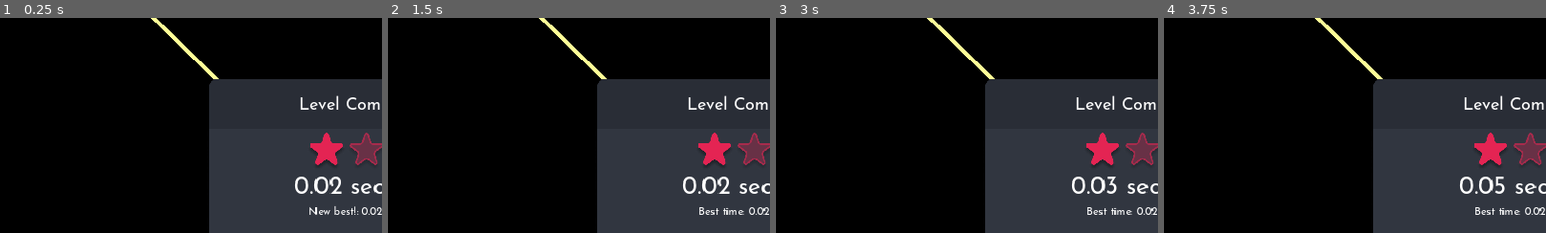
Above: before the commit, frames 1-4 (left to right).
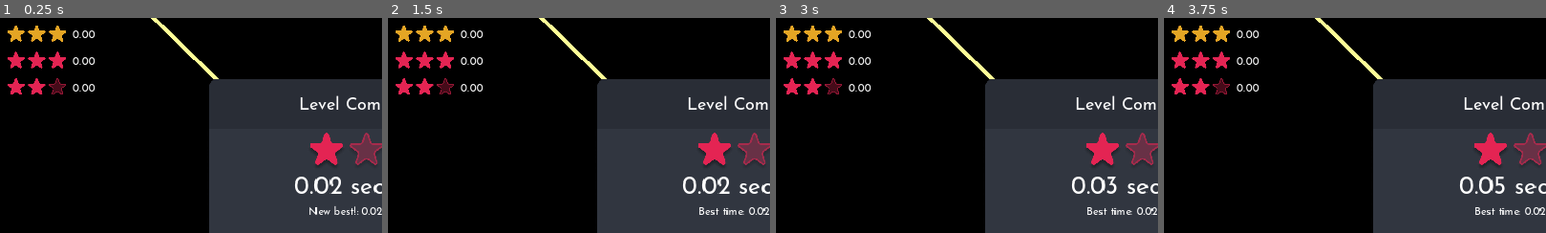
Above: after the commit, the same moments.

Repository: junyynyyn/Summer-Jam-2024
Game: Godot game, scene res://Scenes/Levels/Level7.tscn
The game is run twice, just before and just after one commit, with the same random seed, the same clock (stepped at 60 frames per second) and the same inputs. This scene is started directly instead of the project's main scene. The engine's default icon, where the game draws it, is replaced by a stand-in: a white triangle on a blue panel in a dark square.
Inputs:
- Up to frame 1 (0.25 s): no input
- Up to frame 2 (1.5 s): click "Retry" at 0.5 s; click "Retry" at 1.25 s
- Up to frame 3 (3 s): click "Retry" at 2 s; click "Next Level" at 2.75 s
- Up to frame 4 (3.75 s): click "Next Level" at 3.5 s
The pictures show only the part of the screen within x 4-54%, y 6-56%; the shares and areas given below are measured in that part.

The runs differ from the first frame. In frame 1, 2.0% of the frame differs, in the area x 2-25%, y 3-36%; in frame 2, 2.0%; in frame 3, 2.0%; in frame 4, 2.0%.

Commit message:
added display for score thresholds

Diff:
--- a/UniMelb Game Jam/Scenes/ui.tscn
+++ b/UniMelb Game Jam/Scenes/ui.tscn
@@ -1,10 +1,11 @@
-[gd_scene load_steps=27 format=3 uid="uid://dk8igy0qx447g"]
+[gd_scene load_steps=28 format=3 uid="uid://dk8igy0qx447g"]
 
 [ext_resource type="Script" path="res://Scripts/ui.gd" id="1_fexbs"]
 [ext_resource type="Texture2D" uid="uid://cidmb0q3ylax1" path="res://Sprites/Ghost Bar Background.png" id="3_x4nxy"]
 [ext_resource type="Texture2D" uid="uid://ba6se6q8b8u2b" path="res://Sprites/Ghost Bar Bar.png" id="4_epncs"]
 [ext_resource type="Theme" uid="uid://brfue4ywyoga4" path="res://Sprites/UI/kenneyUI.tres" id="5_d3wue"]
 [ext_resource type="FontFile" uid="uid://5jcjgbxbe1ym" path="res://Sprites/UI/Tektur-Regular.ttf" id="6_6gca8"]
+[ext_resource type="Texture2D" uid="uid://d4ftdkg37tluw" path="res://Sprites/UI/3 Golden Stars.png" id="6_lja6r"]
 [ext_resource type="Texture2D" uid="uid://bql70b6duuls4" path="res://Sprites/UI/Big Panel.png" id="6_sf4o1"]
 [ext_resource type="FontFile" uid="uid://b6pvaw02h3ynf" path="res://Sprites/UI/JosefinSans-Regular.ttf" id="7_8nccg"]
 [ext_resource type="Texture2D" uid="uid://w5mb6ekb46bu" path="res://Sprites/UI/Repeat Default.png" id="7_troe8"]
@@ -96,7 +97,6 @@
 
 [node name="FinishScreen" type="Control" parent="."]
 unique_name_in_owner = true
-visible = false
 layout_mode = 3
 anchor_left = 0.32
 anchor_top = 0.209
@@ -109,6 +109,82 @@
 grow_horizontal = 2
 grow_vertical = 2
 theme = ExtResource("5_d3wue")
+
+[node name="Star Ratings" type="Control" parent="FinishScreen"]
+anchors_preset = 0
+offset_left = 40.0
+offset_top = -24.0
+offset_right = 80.0
+offset_bottom = 16.0
+
+[node name="4 Star" type="TextureProgressBar" parent="FinishScreen/Star Ratings"]
+layout_mode = 0
+offset_left = 19.0
+offset_top = 71.0
+offset_right = 112.0
+offset_bottom = 101.0
+max_value = 3.0
+value = 3.0
+allow_greater = true
+nine_patch_stretch = true
+texture_under = ExtResource("14_jbiib")
+texture_progress = ExtResource("6_lja6r")
+
+[node name="4StarText" type="Label" parent="FinishScreen/Star Ratings/4 Star"]
+layout_mode = 0
+offset_left = 101.0
+offset_top = 8.0
+offset_right = 231.0
+offset_bottom = 26.0
+theme_override_fonts/font = ExtResource("7_8nccg")
+text = "5.0 seconds"
+vertical_alignment = 1
+
+[node name="3 Star" type="TextureProgressBar" parent="FinishScreen/Star Ratings"]
+layout_mode = 0
+offset_left = 19.0
+offset_top = 111.0
+offset_right = 112.0
+offset_bottom = 141.0
+max_value = 3.0
+value = 3.0
+allow_greater = true
+nine_patch_stretch = true
+texture_under = ExtResource("14_jbiib")
+texture_progress = ExtResource("15_y0qby")
+
+[node name="3StarText" type="Label" parent="FinishScreen/Star Ratings/3 Star"]
+layout_mode = 0
+offset_left = 101.0
+offset_top = 8.0
+offset_right = 231.0
+offset_bottom = 26.0
+theme_override_fonts/font = ExtResource("7_8nccg")
+text = "15.0 seconds"
+vertical_alignment = 1
+
+[node name="2 Star" type="TextureProgressBar" parent="FinishScreen/Star Ratings"]
+layout_mode = 0
+offset_left = 19.0
+offset_top = 151.0
+offset_right = 112.0
+offset_bottom = 181.0
+max_value = 3.0
+value = 2.0
+allow_greater = true
+nine_patch_stretch = true
+texture_under = ExtResource("14_jbiib")
+texture_progress = ExtResource("15_y0qby")
+
+[node name="2StarText" type="Label" parent="FinishScreen/Star Ratings/2 Star"]
+layout_mode = 0
+offset_left = 101.0
+offset_top = 8.0
+offset_right = 231.0
+offset_bottom = 26.0
+theme_override_fonts/font = ExtResource("7_8nccg")
+text = "10.0 seconds"
+vertical_alignment = 1
 
 [node name="TextureRect" type="TextureRect" parent="FinishScreen"]
 layout_mode = 1
--- a/UniMelb Game Jam/Scripts/Level.gd
+++ b/UniMelb Game Jam/Scripts/Level.gd
@@ -22,6 +22,7 @@
 	#Get total ghost count and send to UI
 	ghost_total = $Ghosts.get_child_count()
 	$UI.set_ghost_count_max(ghost_total)
+	adjust_star_thresholds()
 
 	#if get_tree().get_current_scene().is_in_group("Level1"):
 		#print("You are on Level 1")
@@ -36,6 +37,7 @@
 	# Check if player has hit the ghost collected to finish the level
 	if (Global.player.ghosts_collected.size() >= ghost_quota):
 		complete_level()
+
 
 func reset_timer():
 	timer = 0
@@ -87,3 +89,12 @@
 func _on_ui_next_scene():
 	if next_level:
 		get_tree().change_scene_to_packed(next_level)
+
+func adjust_star_thresholds():
+	var four_star = get_node("/root/Level/UI/FinishScreen/Star Ratings/4 Star/4StarText")
+	var three_star = get_node("/root/Level/UI/FinishScreen/Star Ratings/3 Star/3StarText")
+	var two_star = get_node("/root/Level/UI/FinishScreen/Star Ratings/2 Star/2StarText")
+
+	four_star.text = "%.2f" % Gold
+	three_star.text = "%.2f" % ThreeStar
+	two_star.text = "%.2f" % TwoStar
